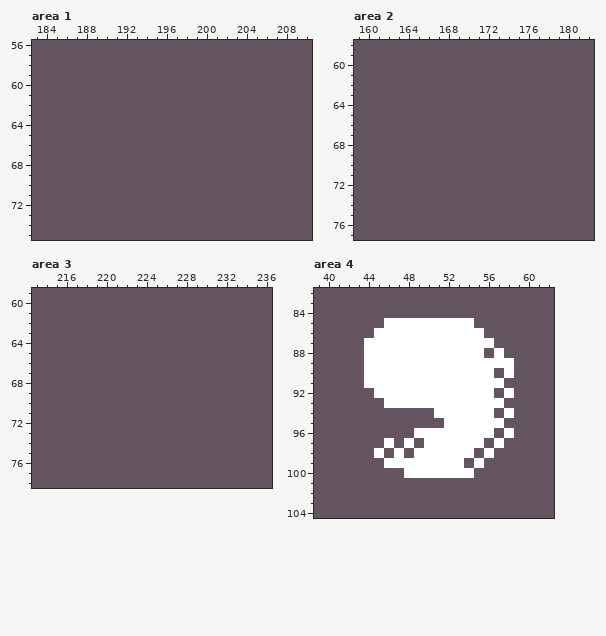
Two states of a pixel-art file, Assets/AngeliA Game/Artwork/Character/Player.ase. Above, as it was before the edit.
256x256 pixels, 1 frame. Colours within 5 levels of each other are drawn and written as one. Shown: area 1: x 183..210, y 56..75; area 2: x 159..182, y 58..77; area 3: x 213..236, y 59..78; area 4: x 39..62, y 82..104. The commit also changed other parts of the picture, which this record leaves out.
And afterwards:
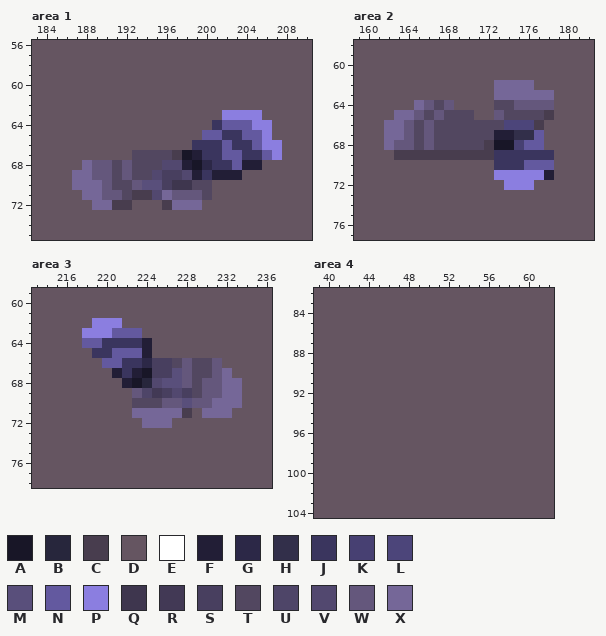
Palette (. is transparent): A #181627  B #27263c  C #483d4e  D #655561  E #ffffff  F #221e36  G #2c2847  H #322f4a  J #3a355e  K #474072  L #4c457a  M #594f7b  N #63599f  P #8b7ee0  Q #3e364e  R #423955  S #483f5f  T #524760  U #4e4568  V #52486f  W #64577c  X #756798
From old to new:
Area 1, layer "Main":
y 63: x 202..205 DDDD -> PPPP
y 64: x 201..206 DDDDDD -> JNNNPP
y 65: x 200..206 DDDDDDD -> NNJJNNP
y 66: x 199..207 DDDDDDDDD -> JJJNJJNPP
y 67: x 193..207 DDDDDDDDDDDDDDD -> TTTTCAFJJNNJJNP
y 68: x 188..205 DDDDDDDDDDDDDDDDDD -> XWWTWTTTVVFAGJJNFF
y 69: x 187..203 DDDDDDDDDDDDDDDDD -> XXWWTWTTVSSVFJFFF
y 70: x 187..200 DDDDDDDDDDDDDD -> XXXWTTWMMSQQTT
y 71: x 188..200 DDDDDDDDDDDDD -> XXWWTCCVXWWWT
y 72: x 189..192 DDDD -> XXCC; x 196..199 DDDD -> CXXX
Area 2, layer "Main":
y 62: x 173..176 DDDD -> XXXX
y 63: x 173..178 DDDDDD -> XXXXXX
y 64: x 165..168 DDDD -> XWTW; x 173..178 DDDDDD -> TTWWWW
y 65: x 163..170 DDDDDDDD -> XXWTWTTT; x 173..178 DDDDDD -> WTTTTC
y 66: x 162..177 DDDDDDDDDDDDDDDD -> XXWTWTTTTTTTLLLC
y 67: x 162..177 DDDDDDDDDDDDDDDD -> XXWTWTTTTTTFFHHN
y 68: x 162..177 DDDDDDDDDDDDDDDD -> XWWTWTTTTTCAAKNN
y 69: x 163..178 DDDDDDDDDDDDDDDD -> CCCCCCCCCCJJJJJJ
y 70: x 173..178 DDDDDD -> JJJNNN
y 71: x 173..178 DDDDDD -> PPPPPF
y 72: x 174..176 DDD -> PPP
Area 3, layer "Main":
y 62: x 219..221 DDD -> PPP
y 63: x 218..223 DDDDDD -> PPPNNN
y 64: x 218..224 DDDDDDD -> NNJJJJF
y 65: x 219..224 DDDDDD -> JJNNNF
y 66: x 220..231 DDDDDDDDDDDD -> NNJJGSSTWTTW
y 67: x 221..232 DDDDDDDDDDDD -> FJFASSMWTTWX
y 68: x 222..233 DDDDDDDDDDDD -> FABVMMWTWWXX
y 69: x 223..233 DDDDDDDDDDD -> WURSVSTWWXX
y 70: x 223..233 DDDDDDDDDDD -> TTTWWMWWXXX
y 71: x 223..228 DDDDDD -> XXXXXC; x 230..232 DDD -> XXX
y 72: x 224..226 DDD -> XXX
Area 4, layer "Main":
y 85: x 46..54 EEEEEEEEE -> DDDDDDDDD
y 86: x 45..55 EEEEEEEEEEE -> DDDDDDDDDDD
y 87: x 44..56 EEEEEEEEEEEEE -> DDDDDDDDDDDDD
y 88: x 44..55 EEEEEEEEEEEE -> DDDDDDDDDDDD; x 57 E -> D
y 89: x 44..58 EEEEEEEEEEEEEEE -> DDDDDDDDDDDDDDD
y 90: x 44..56 EEEEEEEEEEEEE -> DDDDDDDDDDDDD; x 58 E -> D
y 91: x 44..57 EEEEEEEEEEEEEE -> DDDDDDDDDDDDDD
y 92: x 45..56 EEEEEEEEEEEE -> DDDDDDDDDDDD; x 58 E -> D
y 93: x 46..57 EEEEEEEEEEEE -> DDDDDDDDDDDD
y 94: x 51..56 EEEEEE -> DDDDDD; x 58 E -> D
y 95: x 52..57 EEEEEE -> DDDDDD
y 96: x 49..56 EEEEEEEE -> DDDDDDDD; x 58 E -> D
y 97: x 46 E -> D; x 48 E -> D; x 50..55 EEEEEE -> DDDDDD; x 57 E -> D
y 98: x 45 E -> D; x 47 E -> D; x 49..54 EEEEEE -> DDDDDD; x 56 E -> D
y 99: x 46..53 EEEEEEEE -> DDDDDDDD; x 55 E -> D
y 100: x 48..54 EEEEEEE -> DDDDDDD
